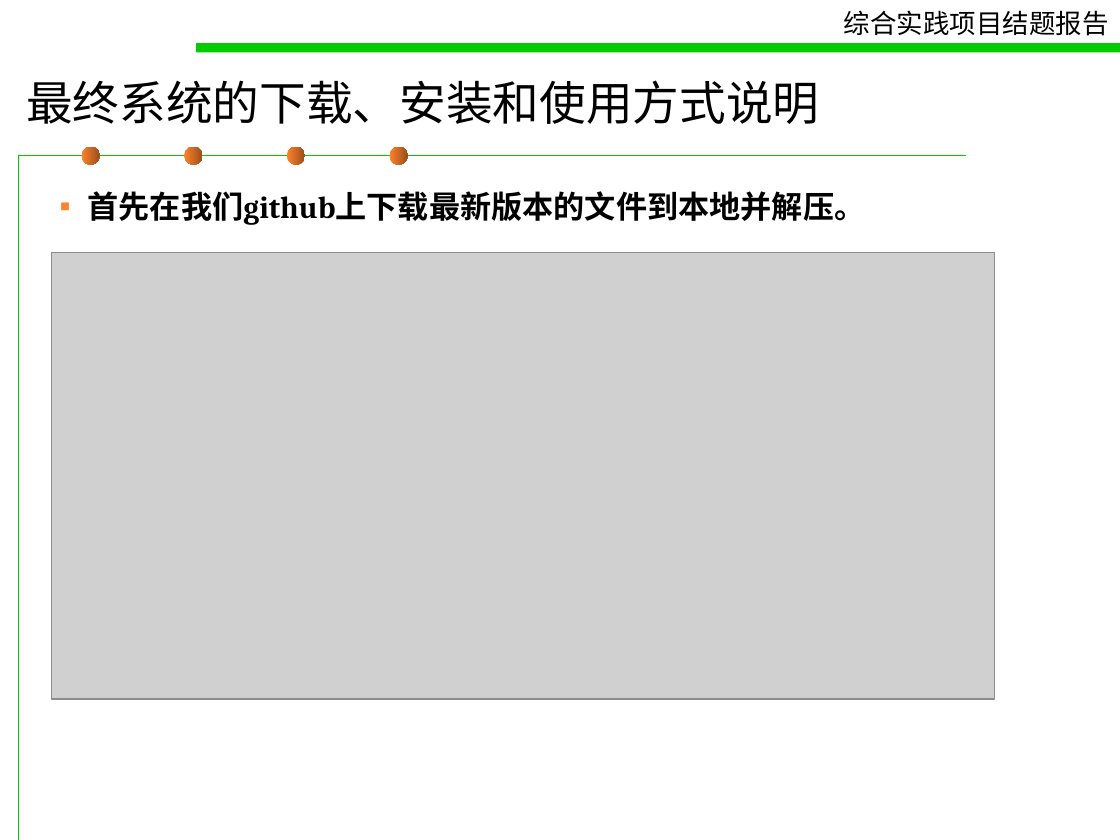
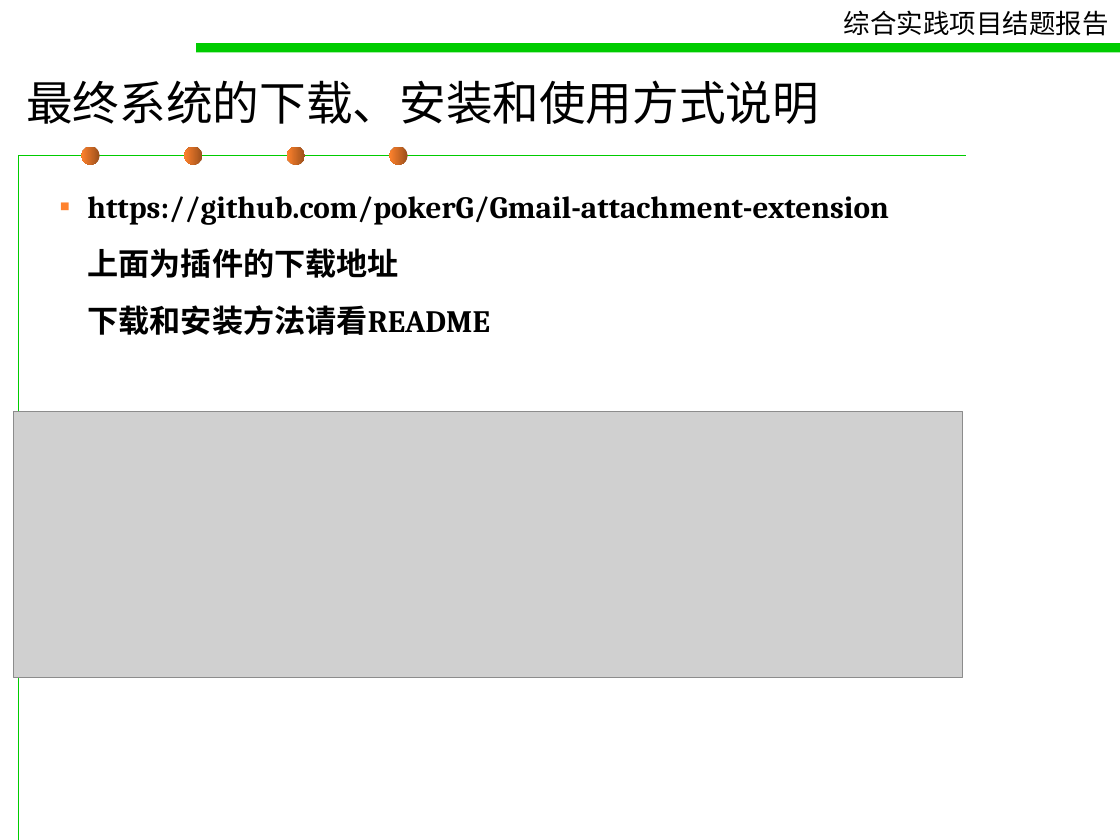
Before and after one commit to pokerG/Gmail-attachment-extension, a slide deck: slide 2 of doc/concludingreport.ppt. Drawn at 1120x840 pixels with LibreOffice and Linux fonts; fonts in the diff are those of the drawing; grey boxes stand for pictures. Boxes give left, top, right and bottom in pixels: in the first picture for what was removed or moved away, otherwise in the second. Text is boxed around its words. In the diff, an @@ line names an element or a change of style, - is before the commit and + after.

```diff
--- a/doc/concludingreport.ppt
+++ b/doc/concludingreport.ppt
@@ fill gradient #FF822D to #9B4F1B to gradient #9B4F1B to #FF822D in 4 elements at (x1=82, y1=147, x2=100, y2=165), (x1=184, y1=147, x2=202, y2=165), (x1=287, y1=147, x2=305, y2=165), (x1=390, y1=147, x2=408, y2=165) @@
@@ text at (x1=87, y1=196, x2=888, y2=335): text changed @@
-▪ 首先在我们github上下载最新版本的文件到本地并解压。
+▪ https://github.com/pokerG/Gmail-attachment-extension
+上面为插件的下载地址
+下载和安装方法请看README
@@ picture resized from (x1=52, y1=252, x2=993, y2=699) to (x1=13, y1=411, x2=963, y2=678) @@
```
Also in this commit, not shown: 25 other slides changed.
